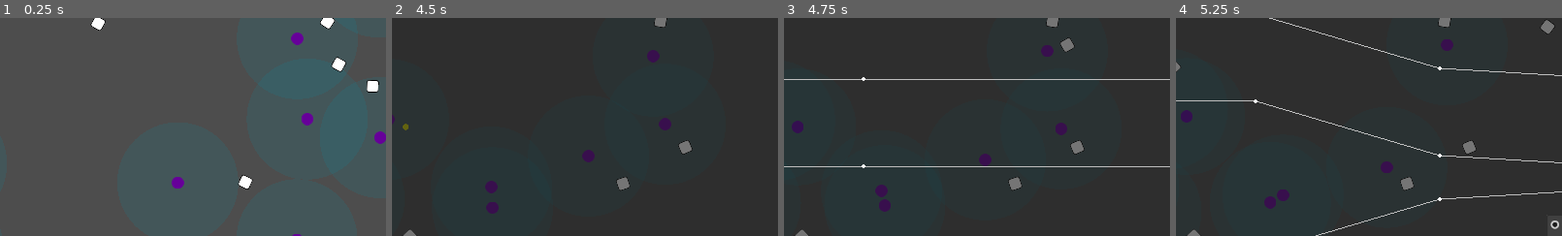
Above: before the commit, frames 1-4 (left to right).
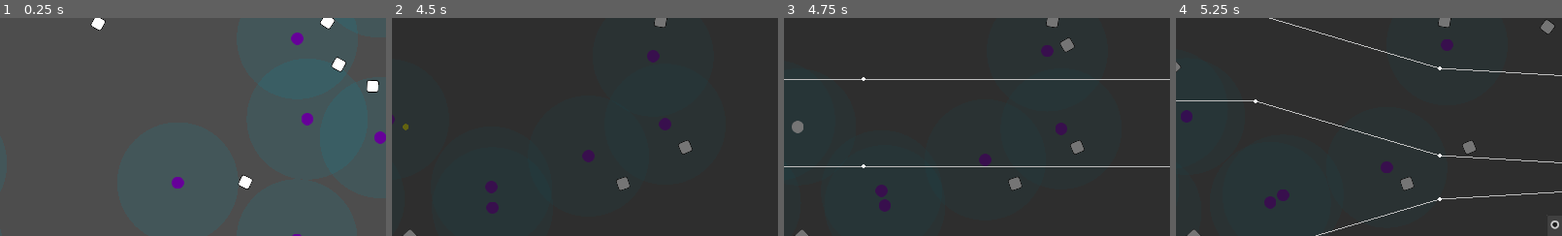
Above: after the commit, the same moments.

Repository: wivest/Natural-Selection
Game: Godot game, scene res://main.tscn
Same seed, same stepped clock (60 frames per second), same inputs: the game is played once before the commit and once after it.
Inputs:
- Up to frame 1 (0.25 s): no input
- Up to frame 2 (4.5 s): click "Restart" at 0.5 s; click "Restart" at 1.25 s; click "Restart" at 2 s; click "Statistics" at 2.75 s; click "Current" at 3.5 s; click "Clear" at 4.25 s
- Up to frame 3 (4.75 s): no input
- Up to frame 4 (5.25 s): click "Current" at 5 s
The pictures show only the part of the screen within x 40-90%, y 30-80%; the shares and areas given below are measured in that part.

Frames 1-2 are identical in both runs. In frame 3, 0.1% of the frame differs, in the area x 2-6%, y 47-53%; in frame 4, nothing differs.

Commit message:
feat: change color of creatures

Diff:
--- a/entities/creature/nodes/body.gd
+++ b/entities/creature/nodes/body.gd
@@ -1,11 +1,13 @@
 class_name Body
 extends Sprite2D
 
-static var speed_color_cap: float = 100
+static var speed_color_cap: float = 100:
+	set(value):
+		speed_color_cap = value
 
 @export var speed_color: Gradient
 
-func _ready():
+func _process(_delta):
 	update_color(owner.genome.genes["speed"].value)
 
 func update_color(speed: float):
